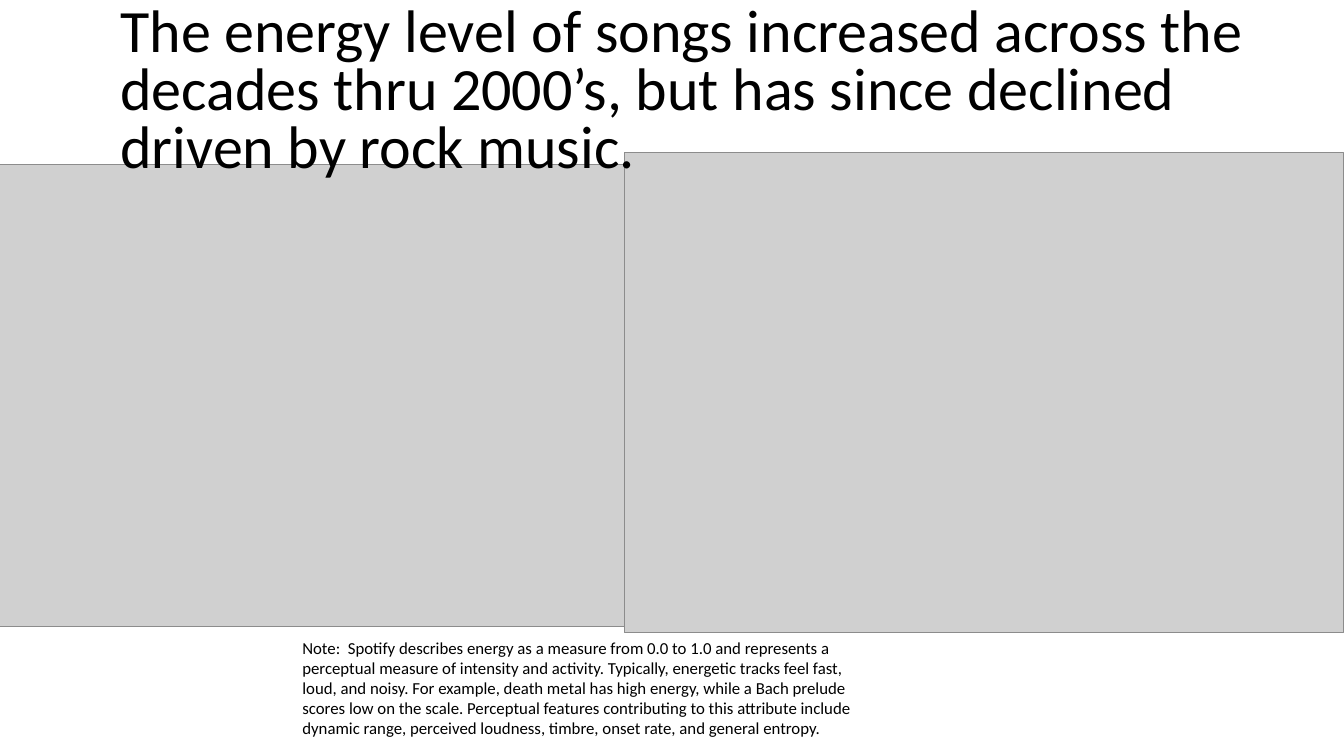
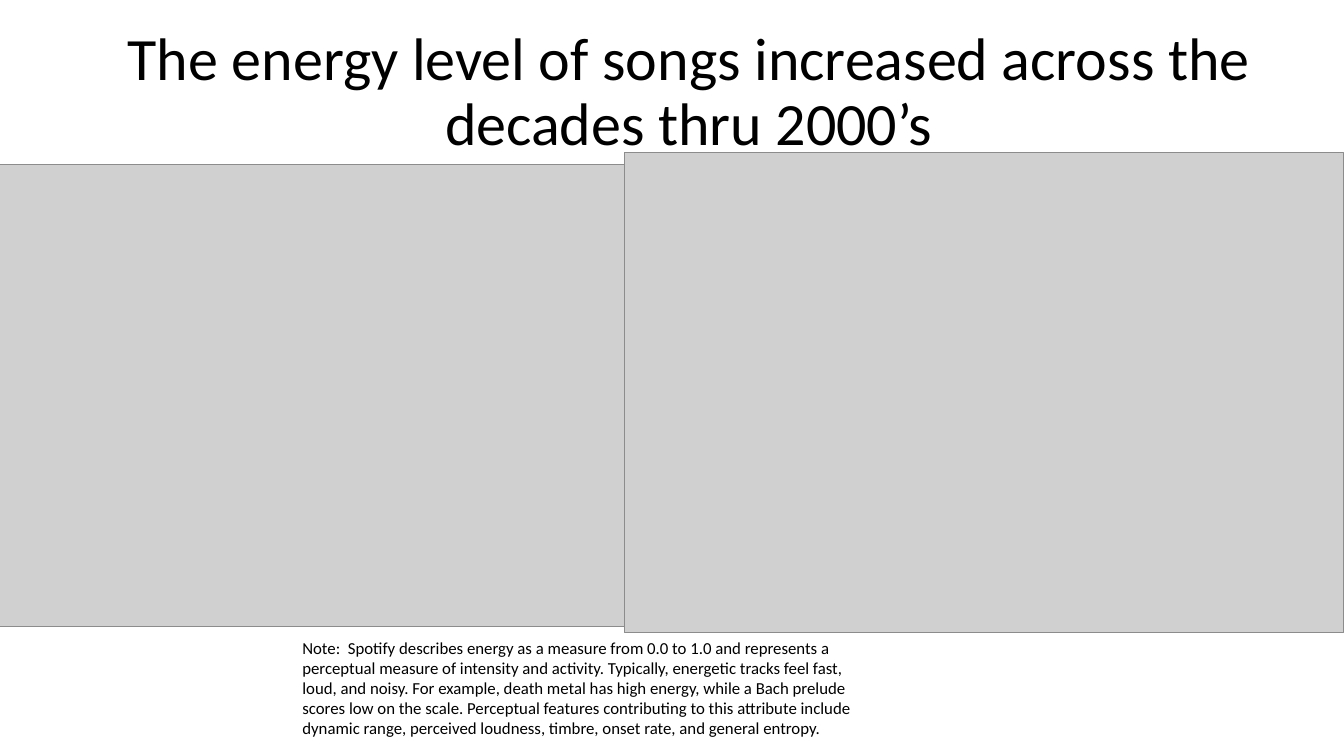
Before and after one commit to c-l-nguyen/hayleys-cosmic-songs, a slide deck: slide 8 of Music Trends Project v1.pptx. Drawn at 1344x756 pixels with LibreOffice and Linux fonts; fonts in the diff are those of the drawing; grey boxes stand for pictures. Boxes give left, top, right and bottom in pixels: in the first picture for what was removed or moved away, otherwise in the second. Text is boxed around its words. In the diff, an @@ line names an element or a change of style, - is before the commit and + after.

```diff
--- a/Music Trends Project v1.pptx
+++ b/Music Trends Project v1.pptx
@@ text at (128, 38, 1249, 159): text changed @@
-The energy level of songs increased across the decades thru 2000’s, but has since declined driven by rock music.
+The energy level of songs increased across the decades thru 2000’s
```
Also in this commit, not shown: 6 other slides changed, 1 other file.
